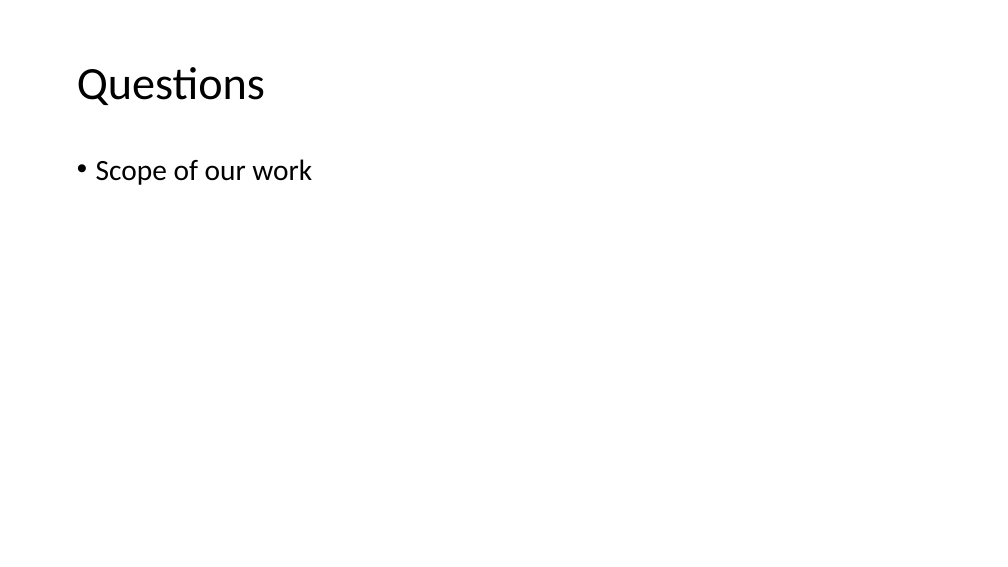
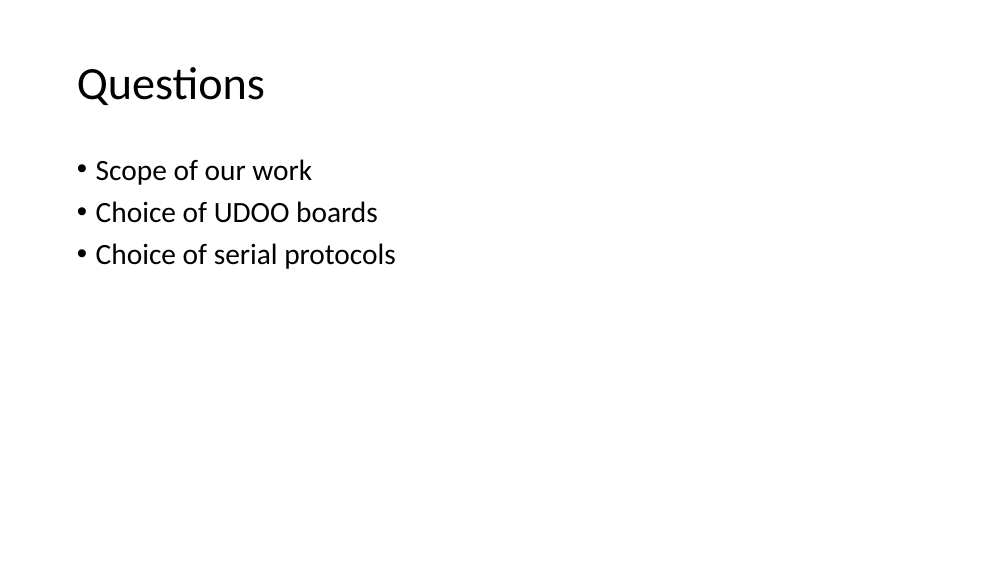
Before and after one commit to travisdnorman/TU-Senior-Design-HyperLoop-Computing, a slide deck: slide 7 of Design Review 1.pptx (slide 5 before the commit). Drawn at 1008x567 pixels with LibreOffice and Linux fonts; fonts in the diff are those of the drawing. Boxes give left, top, right and bottom in pixels: in the first picture for what was removed or moved away, otherwise in the second. Text is boxed around its words. In the diff, an @@ line names an element or a change of style, - is before the commit and + after.

```diff
--- a/Design Review 1.pptx
+++ b/Design Review 1.pptx
@@ text at bbox=[96, 201, 396, 269]: paragraphs added @@
+• Choice of UDOO boards
+• Choice of serial protocols
```
Also in this commit, not shown: 2 other slides changed, 2 slides added, 2 other files.
